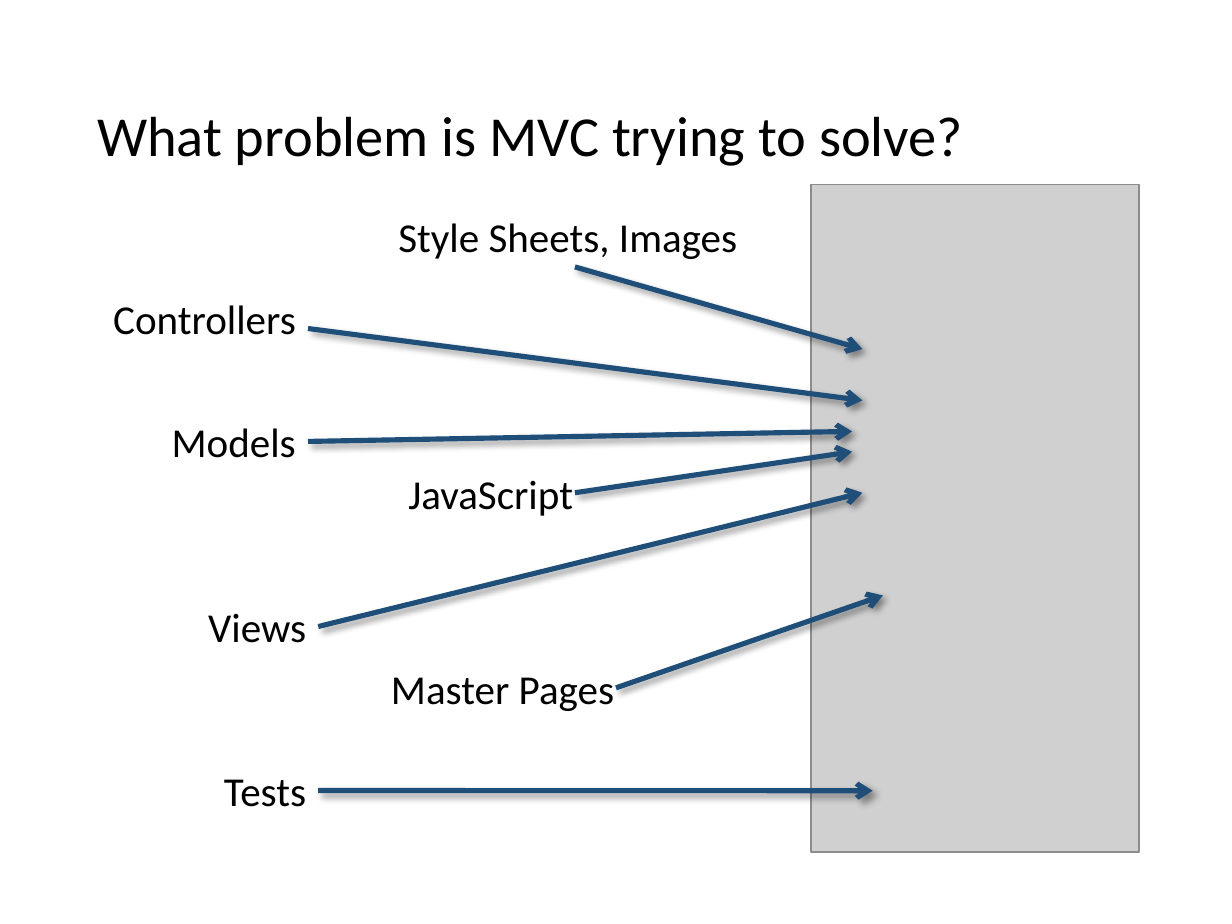
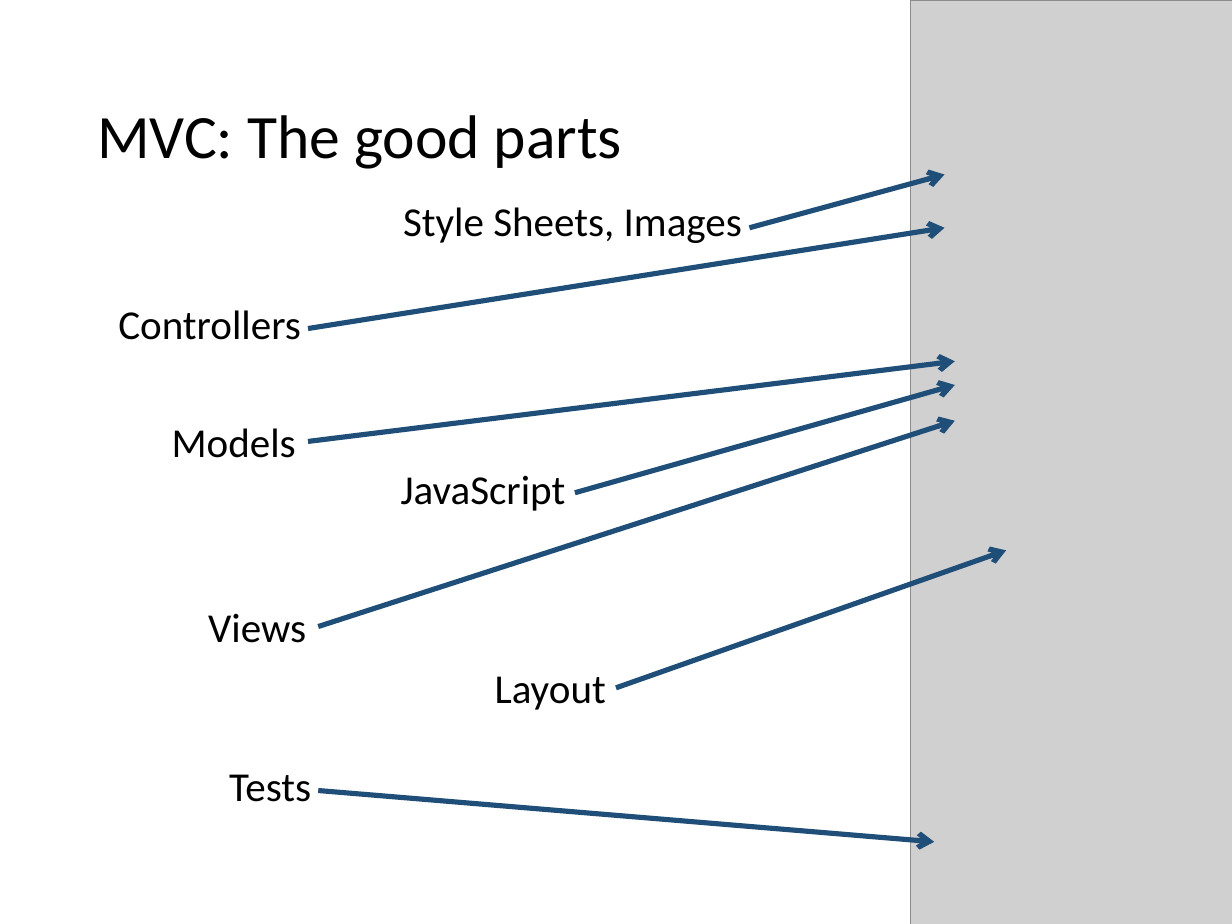
Before and after one commit to VolareSoftware/Presentations, a slide deck: slide 22 of Intro to MVC and Web API - Denver Dev Days/Introduction to MVC and Web API.pptx (slide 21 before the commit). Drawn at 1232x924 pixels with LibreOffice and Linux fonts; fonts in the diff are those of the drawing; grey boxes stand for pictures. Boxes give left, top, right and bottom in pixels: in the first picture for what was removed or moved away, otherwise in the second. Text is boxed around its words. In the diff, an @@ line names an element or a change of style, - is before the commit and + after.

```diff
--- a/Intro to MVC and Web API - Denver Dev Days/Introduction to MVC and Web API.pptx
+++ b/Intro to MVC and Web API - Denver Dev Days/Introduction to MVC and Web API.pptx
@@ picture added at <box>910,0,1232,924</box> @@
@@ title at <box>97,115,622,169</box>: text changed; size 33 to 36 pt @@
-What problem is MVC trying to solve?
+MVC: The good parts
@@ arrow moved from (575, 267) - (862, 349) to (749, 228) - (945, 175) @@
@@ text "Style Sheets, Images": place and size @@
-text "Style Sheets, Images" at <box>398,223,737,259</box>
+text "Style Sheets, Images" at <box>403,207,742,243</box>
@@ picture removed at <box>811,185,1138,853</box> @@
@@ arrow moved from (308, 329) - (862, 400) to (308, 329) - (945, 228) @@
@@ text "Controllers": place and size @@
-text "Controllers" at <box>113,305,296,335</box>
+text "Controllers" at <box>118,310,301,340</box>
@@ arrow moved from (308, 441) - (853, 431) to (308, 441) - (955, 361) @@
@@ arrow moved from (575, 493) - (853, 452) to (575, 493) - (955, 384) @@
@@ arrow moved from (318, 627) - (862, 493) to (318, 627) - (955, 421) @@
@@ text "JavaScript": place and size @@
-text "JavaScript" at <box>408,480,573,516</box>
+text "JavaScript" at <box>401,475,566,511</box>
@@ arrow moved from (616, 687) - (883, 595) to (616, 687) - (1007, 551) @@
@@ text at <box>495,676,606,710</box>: text changed @@
-Master Pages
+Layout
@@ text "Tests": place and size @@
-text "Tests" at <box>224,779,306,807</box>
+text "Tests" at <box>229,774,311,802</box>
@@ arrow moved from (318, 791) - (872, 791) to (318, 791) - (934, 841) @@
```
Also in this commit, not shown: 17 other slides changed, 1 slide added, 1 slide removed.
